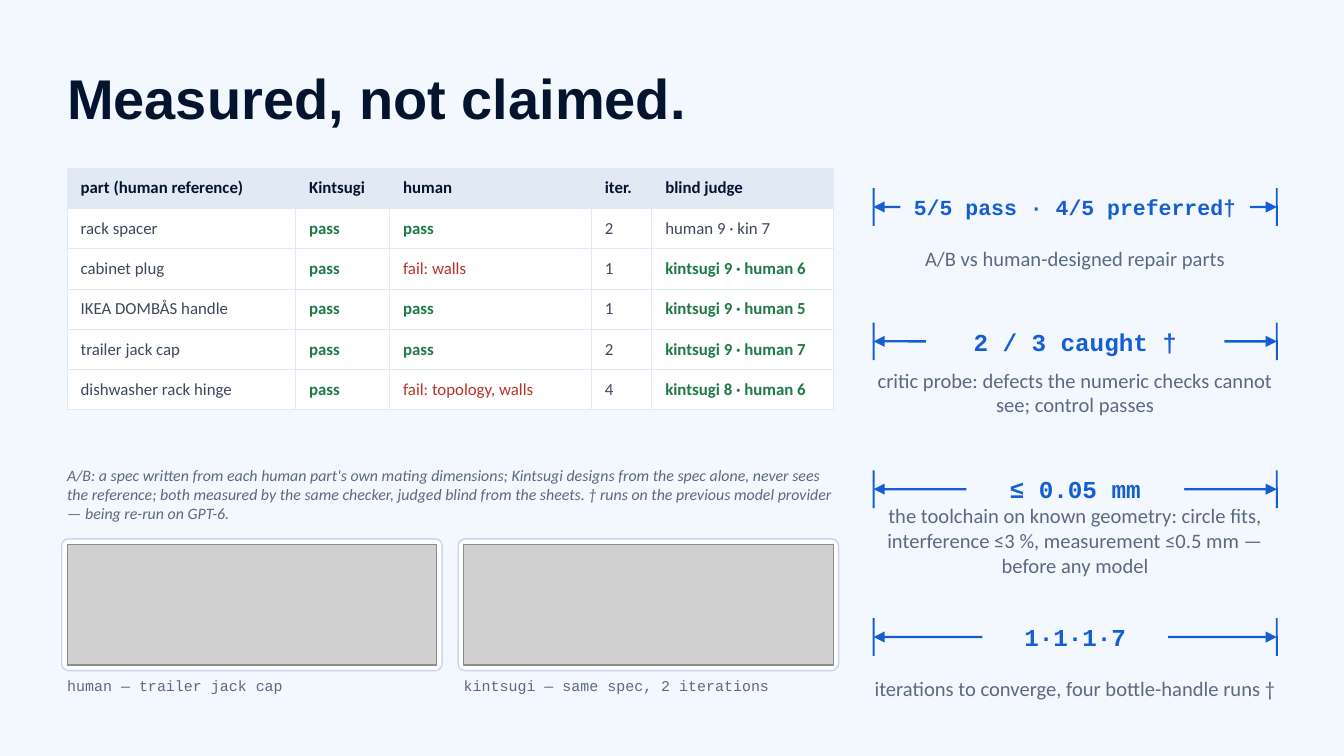
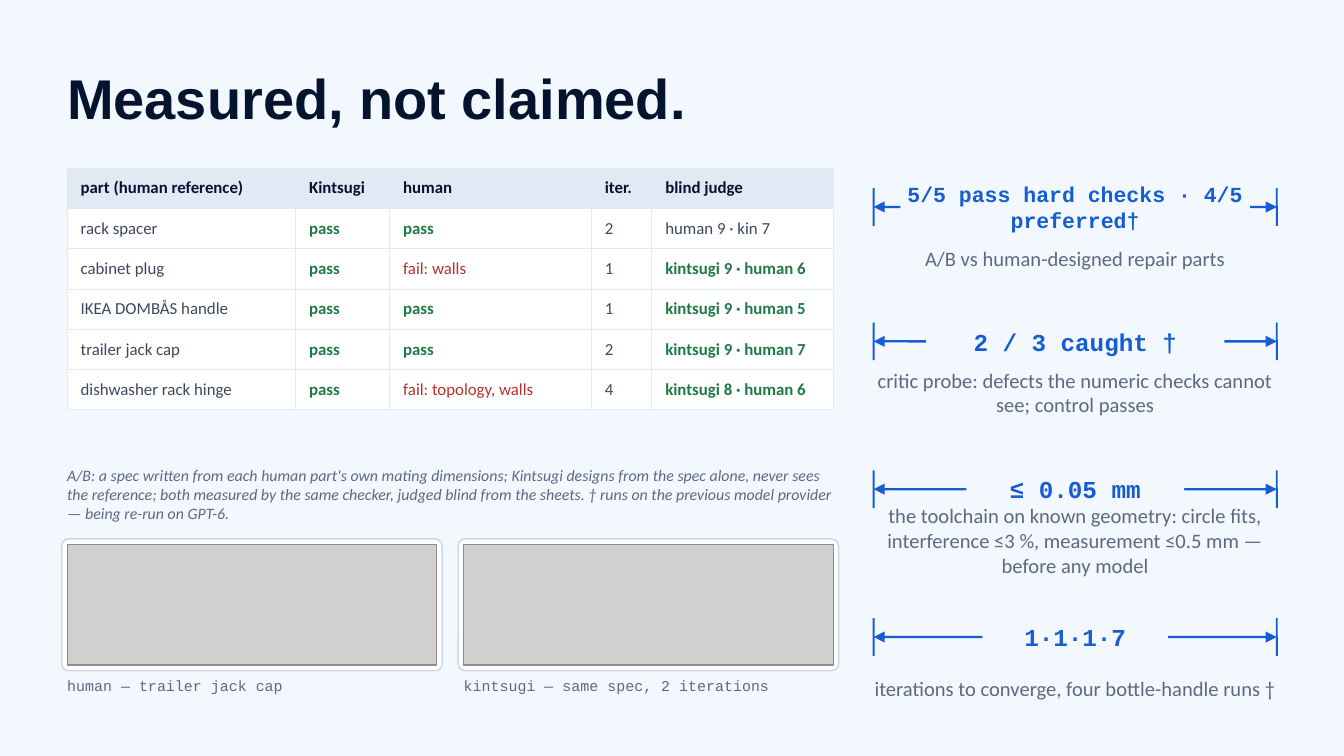
Before and after one commit to KrishGup/kintsugi, a slide deck: slide 8 of docs/submission/kintsugi-offgrid-pitch.pptx. Drawn at 1344x756 pixels with LibreOffice and Linux fonts; fonts in the diff are those of the drawing; grey boxes stand for pictures. Boxes give left, top, right and bottom in pixels: in the first picture for what was removed or moved away, otherwise in the second. Text is boxed around its words. In the diff, an @@ line names an element or a change of style, - is before the commit and + after.

```diff
--- a/docs/submission/kintsugi-offgrid-pitch.pptx
+++ b/docs/submission/kintsugi-offgrid-pitch.pptx
@@ text at [907,187,1243,233]: text changed @@
-5/5 pass · 4/5 preferred†
+5/5 pass hard checks · 4/5 preferred†
```
Also in this commit, not shown: 5 other slides changed, 25 other files.
